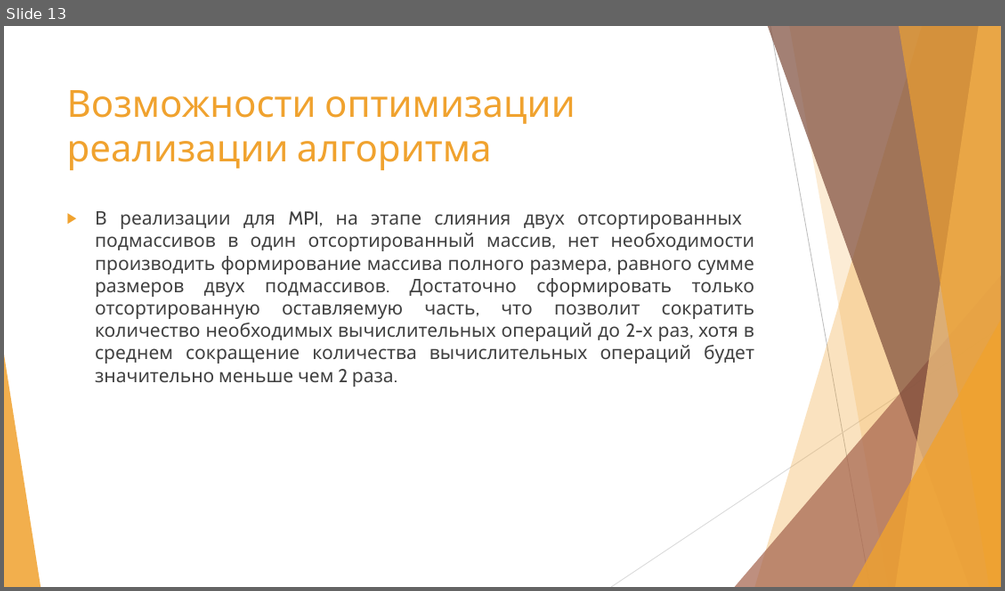
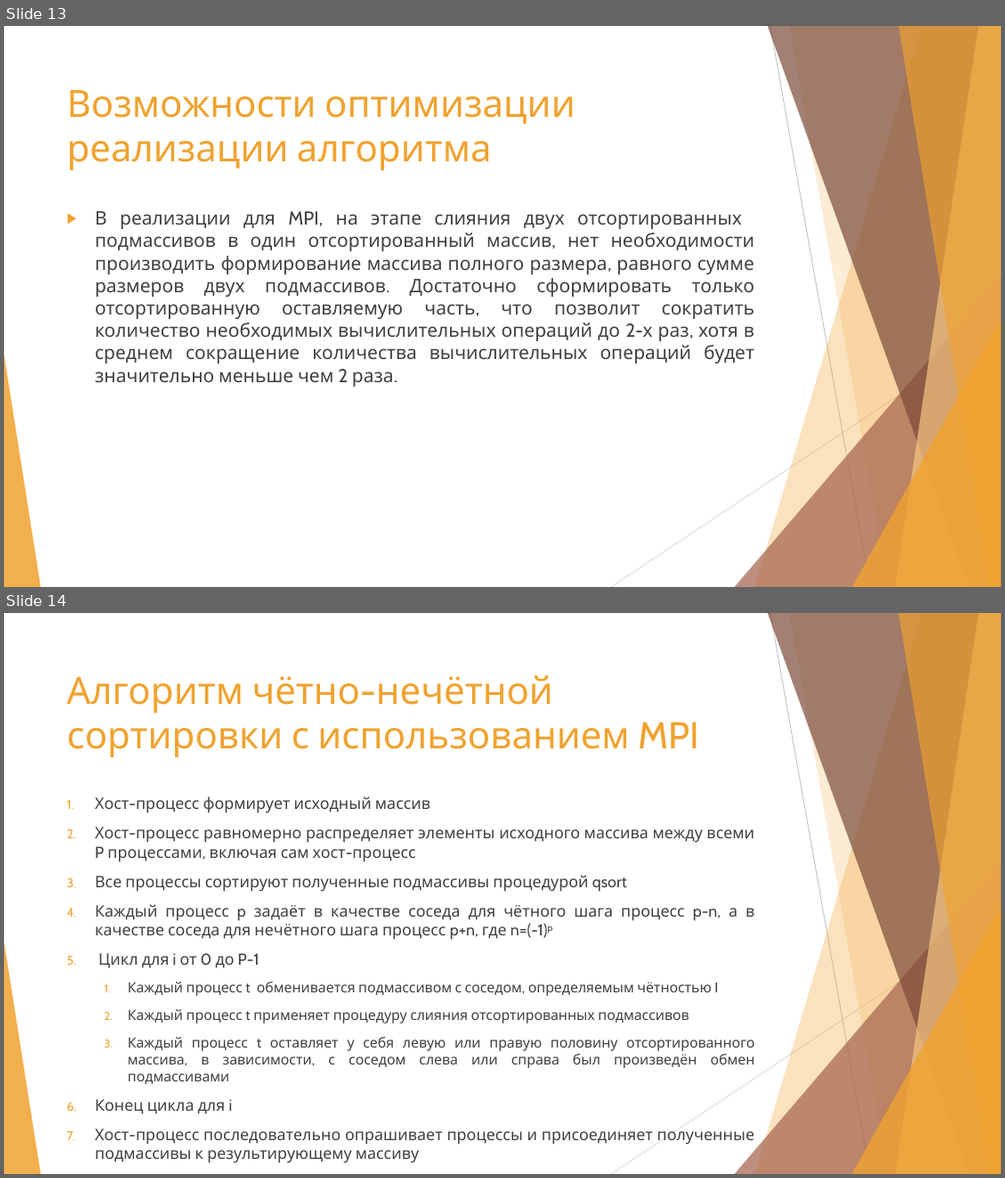
Before and after one commit to dprotopopov/ParallelSorting, a slide deck: Чётно-нечётная сортировка.pptx. Shown one above the other, each under a label of ours: slide 13 before the commit, slides 13 and 14 after it. The pictures are 1005x591 and 1005x1178 pixels, drawn with LibreOffice and Linux fonts; fonts in the diff are those of the drawing. Boxes give left, top, right and bottom in pixels: in the first picture for what was removed or moved away, otherwise in the second. Text is boxed around its words. In the diff, an @@ line names an element or a change of style, - is before the commit and + after.

Commit message:
> У вас получились уже алгоритмы сортировки описать поэтапно?

```diff
--- a/Чётно-нечётная сортировка.pptx
+++ b/Чётно-нечётная сортировка.pptx
@@ slide 14 added at (4,613,1001,1174), background #FFFFFF; not listed: 10 template elements that a slide beside it also shows @@
@@ title added at (67,675,700,757), 36 pt, text #F0A22E @@
+Алгоритм чётно-нечётной сортировки с использованием MPI
@@ text added at (95,796,755,1163), 15.3 pt, text #404040 @@
+1. Хост-процесс формирует исходный массив
+2. Хост-процесс равномерно распределяет элементы исходного массива между всеми P процессами, включая сам хост-процесс
+3. Все процессы сортируют полученные подмассивы процедурой qsort
+4. Каждый процесс p задаёт в качестве соседа для чётного шага процесс p-n, а в качестве соседа для нечётного шага процесс p+n, где n=(-1)p
+5. Цикл для i от 0 до P-1
+  1. Каждый процесс t обменивается подмассивом с соседом, определяемым чётностью I
+  2. Каждый процесс t применяет процедуру слияния отсортированных подмассивов
+  3. Каждый процесс t оставляет у себя левую или правую половину отсортированного массива, в зависимости, с соседом слева или справа был произведён обмен подмассивами
+6. Конец цикла для i
+7. Хост-процесс последовательно опрашивает процессы и присоединяет полученные подмассивы к результирующему массиву
```
Also in this commit, not shown: 1 other slide added, 4 other files.
